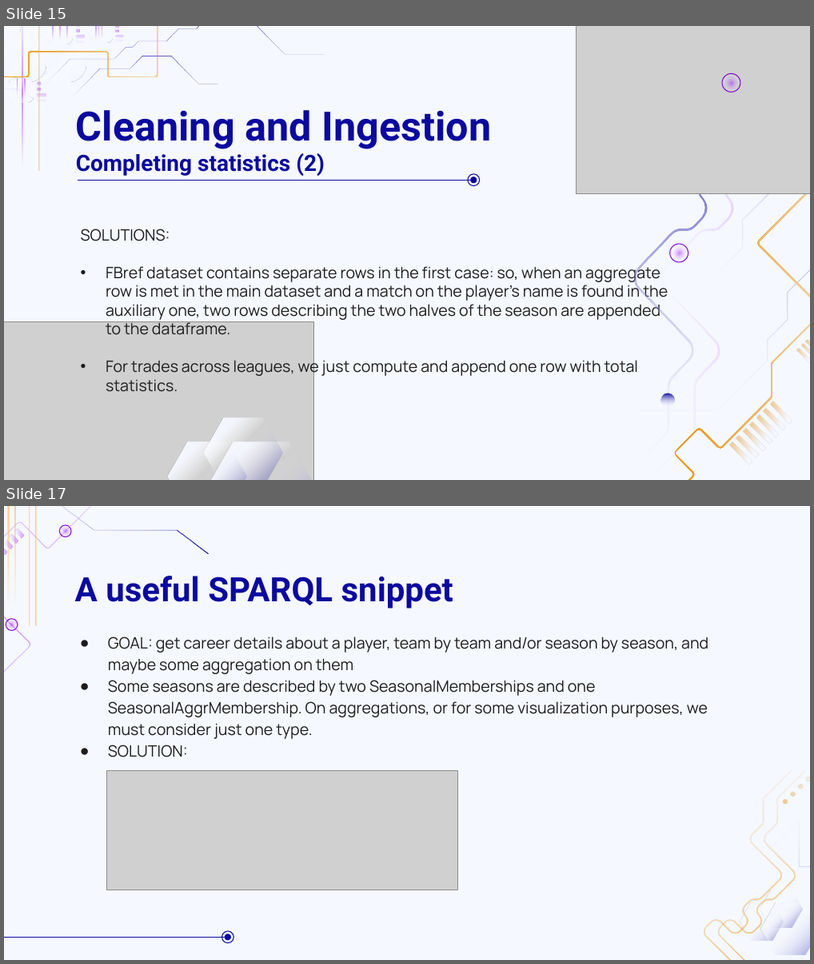
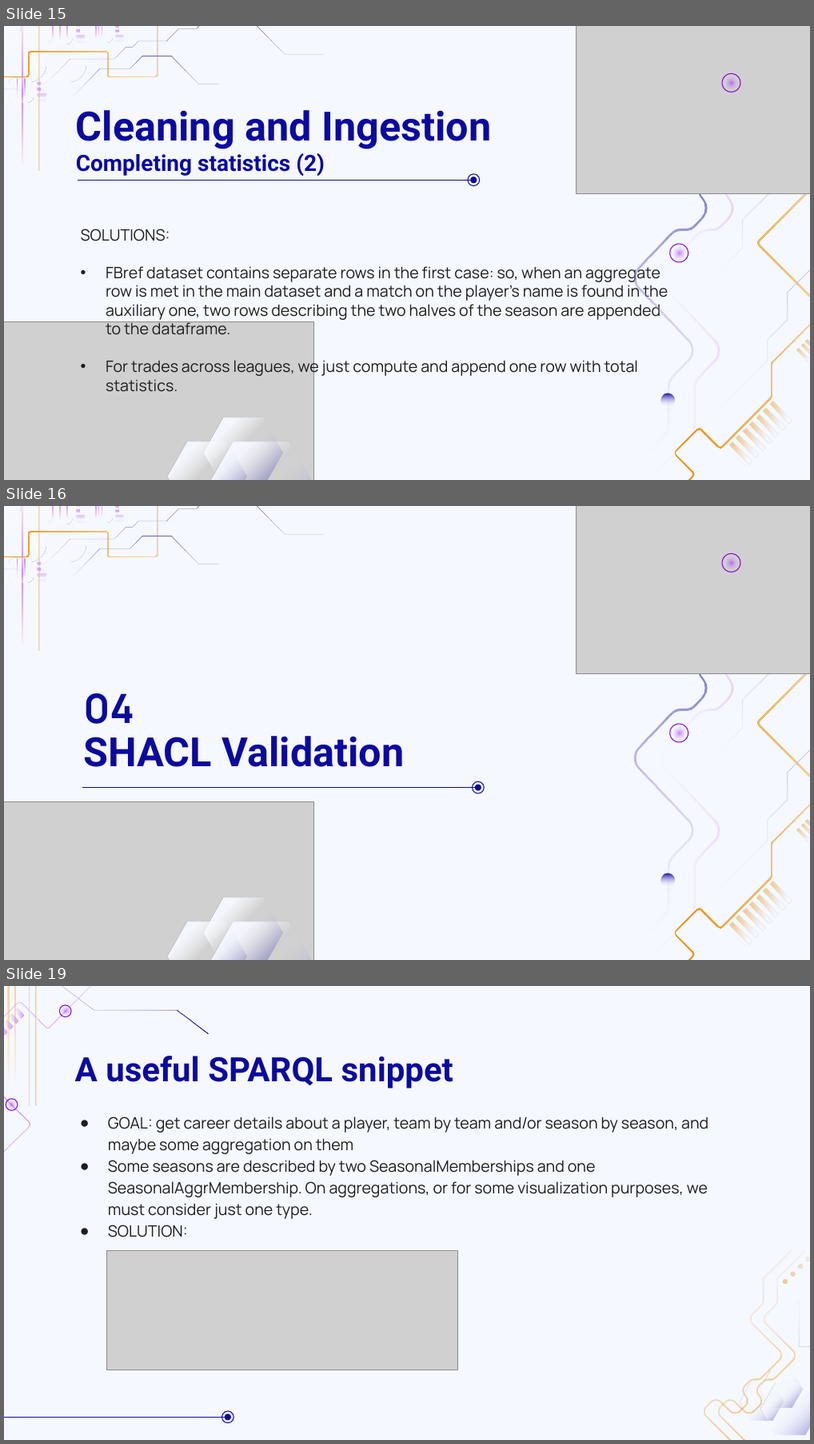
Before and after one commit to MarcoGasparini00/DataCrafters, a slide deck: presentation/DB2.pptx. Shown one above the other, each under a label of ours: slides 15 and 17 before the commit, slides 15, 16 and 19 after it; the slides between them are not shown. The pictures are 814x964 and 814x1444 pixels, drawn with LibreOffice and Linux fonts; fonts in the diff are those of the drawing; grey boxes stand for pictures; background and template pictures are left out. Boxes give left, top, right and bottom in pixels: in the first picture for what was removed or moved away, otherwise in the second. Text is boxed around its words. In the diff, an @@ line names an element or a change of style, - is before the commit and + after.

```diff
--- a/presentation/DB2.pptx
+++ b/presentation/DB2.pptx
@@ slide 16 added at [4, 506, 810, 960], background #F5F8FF; not listed: 28 template elements that a slide beside it also shows @@
@@ title added at [83, 693, 134, 724], 36 pt, text #0C0A9E, bold @@
+04
@@ title added at [83, 736, 405, 767], 36 pt, text #0C0A9E, bold @@
+SHACL Validation
@@ line added from (82, 788) to (476, 788), #0C0A9E 0.75 pt @@
@@ ellipse added at [473, 781, 485, 793], outline #0C0A9E 0.75 pt @@
@@ ellipse added at [475, 784, 482, 791], fill #0C0A9E @@
@@ group added at [576, 506, 810, 960]: 15 freeform shapes, 5 ellipses, 1 picture @@
@@ group added at [4, 802, 317, 960]: 3 freeform shapes, 1 picture @@
@@ what was slide 17 is now slide 19 @@
```
Also in this commit, not shown: 2 slides changed, 3 other slides added.
